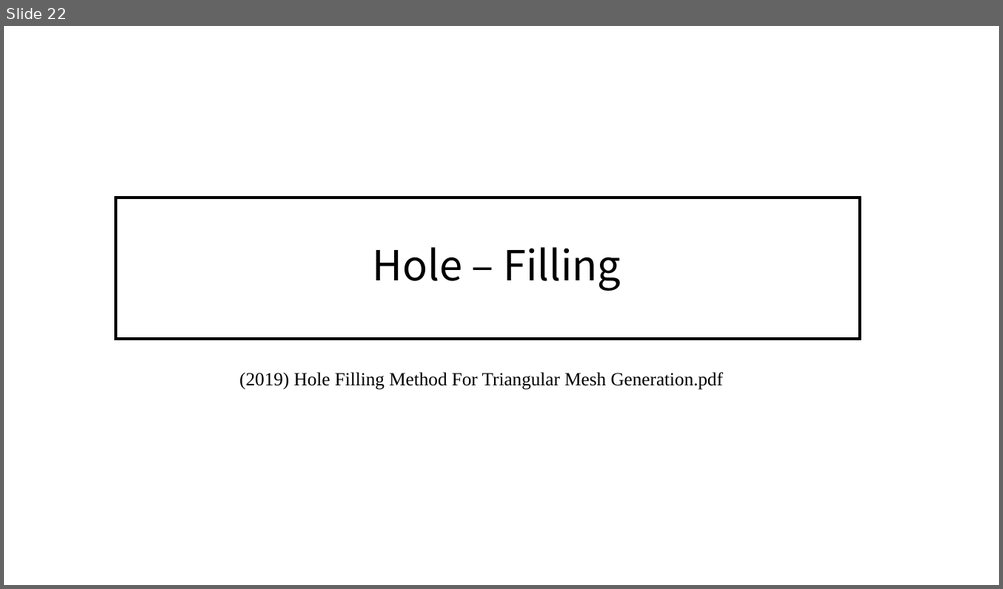
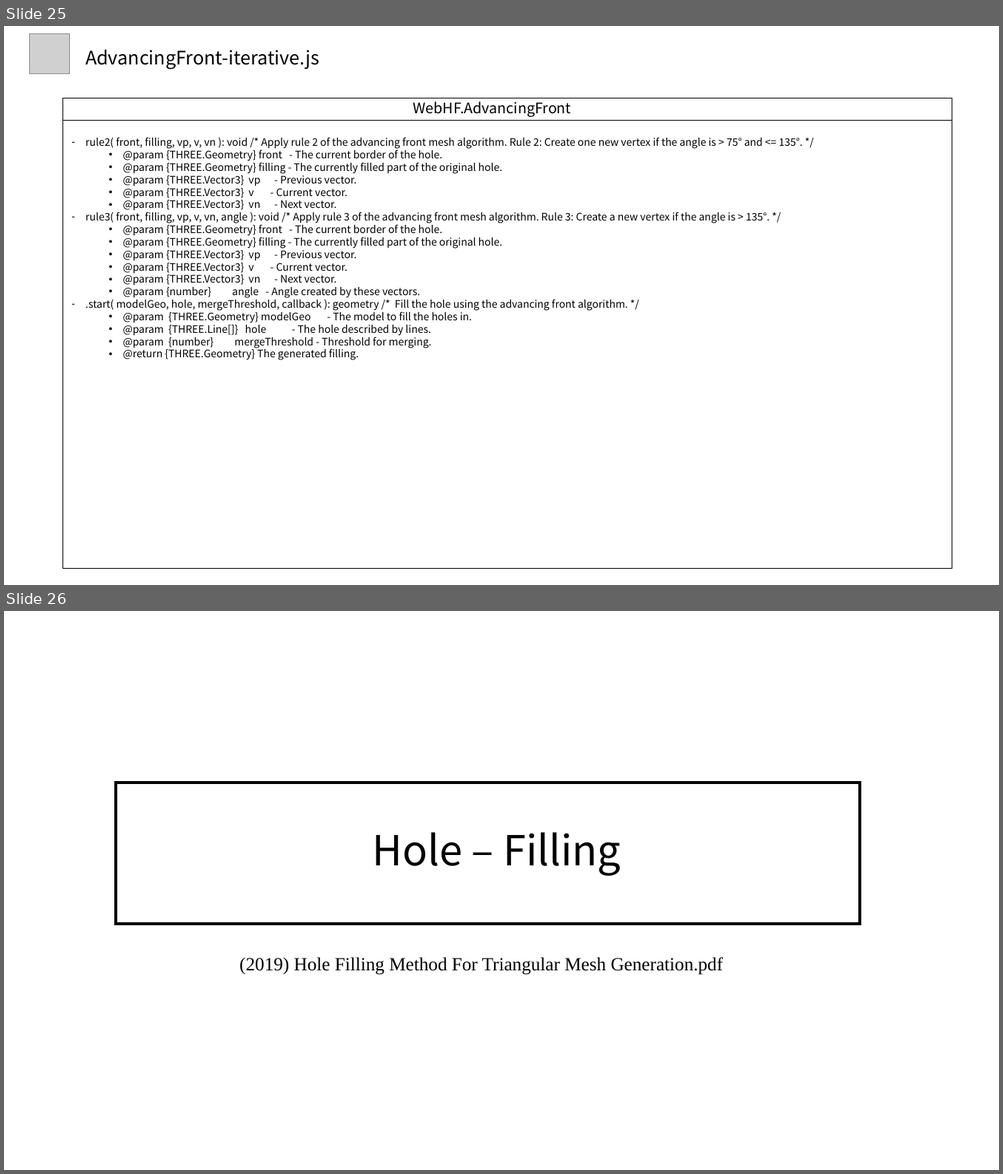
Before and after one commit to alexchun78/threeJS-holeFilling, a slide deck: (코드분석) WebGL Hole Filling.pptx. Shown one above the other, each under a label of ours: slide 22 before the commit, slides 25 and 26 after it. The pictures are 1003x589 and 1003x1174 pixels, drawn with LibreOffice and Linux fonts; fonts in the diff are those of the drawing; grey boxes stand for pictures. Boxes give left, top, right and bottom in pixels: in the first picture for what was removed or moved away, otherwise in the second. Text is boxed around its words. In the diff, an @@ line names an element or a change of style, - is before the commit and + after.

```diff
--- a/(코드분석) WebGL Hole Filling.pptx
+++ b/(코드분석) WebGL Hole Filling.pptx
@@ slide 25 added at [4,26,999,585], background #FFFFFF @@
@@ picture added at [29,33,70,74] @@
@@ text added at [85,50,319,69], 18 pt, text #000000 @@
+AdvancingFront-iterative.js
@@ rectangle added at [63,99,951,569], outline #000000 0.5 pt @@
@@ text added at [413,98,572,117], 14 pt, text #000000 @@
+WebHF.AdvancingFront
@@ line added from (63, 121) to (951, 121), #000000 0.5 pt @@
@@ text added at [85,137,802,360], 10 pt, text #000000 @@
+– rule2( front, filling, vp, v, vn ): void /* Apply rule 2 of the advancing front mesh algorithm. Rule 2: Create one new vertex if the angle is > 75° and <= 135°. */
+  • @param {THREE.Geometry} front - The current border of the hole.
+  • @param {THREE.Geometry} filling - The currently filled part of the original hole.
+  • @param {THREE.Vector3} vp - Previous vector.
+  • @param {THREE.Vector3} v - Current vector.
+  • @param {THREE.Vector3} vn - Next vector.
+– rule3( front, filling, vp, v, vn, angle ): void /* Apply rule 3 of the advancing front mesh algorithm. Rule 3: Create a new vertex if the angle is > 135°. */
+  • @param {THREE.Geometry} front - The current border of the hole.
+  • @param {THREE.Geometry} filling - The currently filled part of the original hole.
+  • @param {THREE.Vector3} vp - Previous vector.
+  • @param {THREE.Vector3} v - Current vector.
+  • @param {THREE.Vector3} vn - Next vector.
+  • @param {number} angle - Angle created by these vectors.
+– .start( modelGeo, hole, mergeThreshold, callback ): geometry /* Fill the hole using the advancing front algorithm. */
+  • @param {THREE.Geometry} modelGeo - The model to fill the holes in.
+  • @param {THREE.Line[]} hole - The hole described by lines.
+  • @param {number} mergeThreshold - Threshold for merging.
+  • @return {THREE.Geometry} The generated filling.
@@ what was slide 22 is now slide 26 @@
```
Also in this commit, not shown: 3 other slides added.
